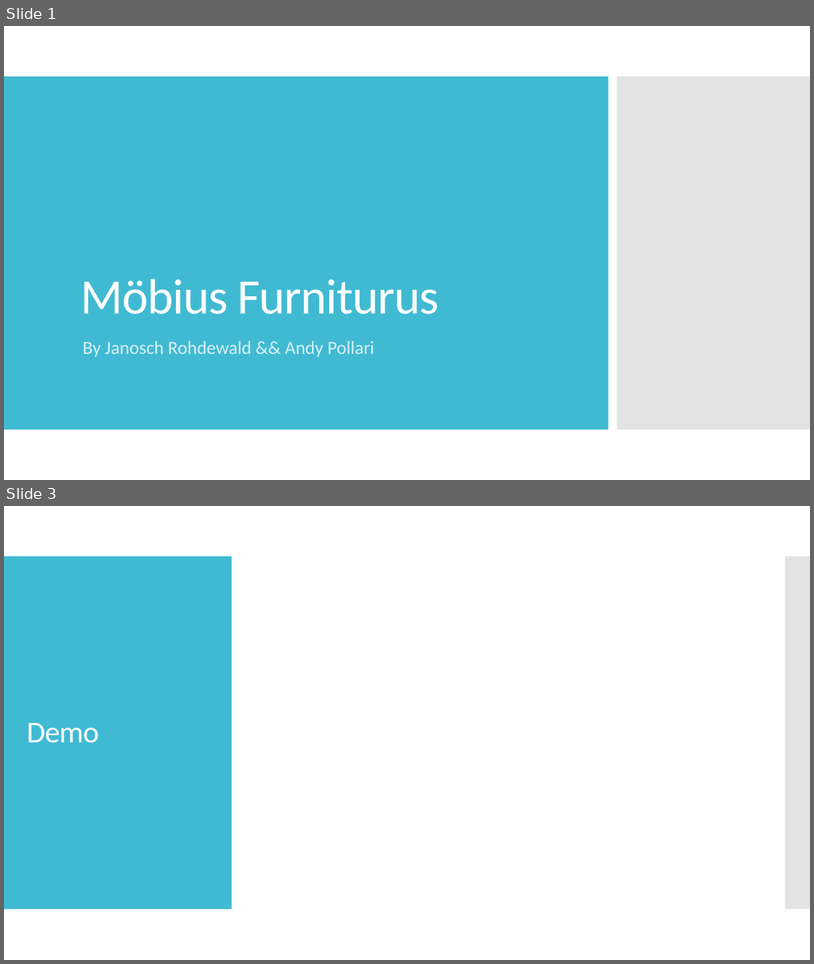
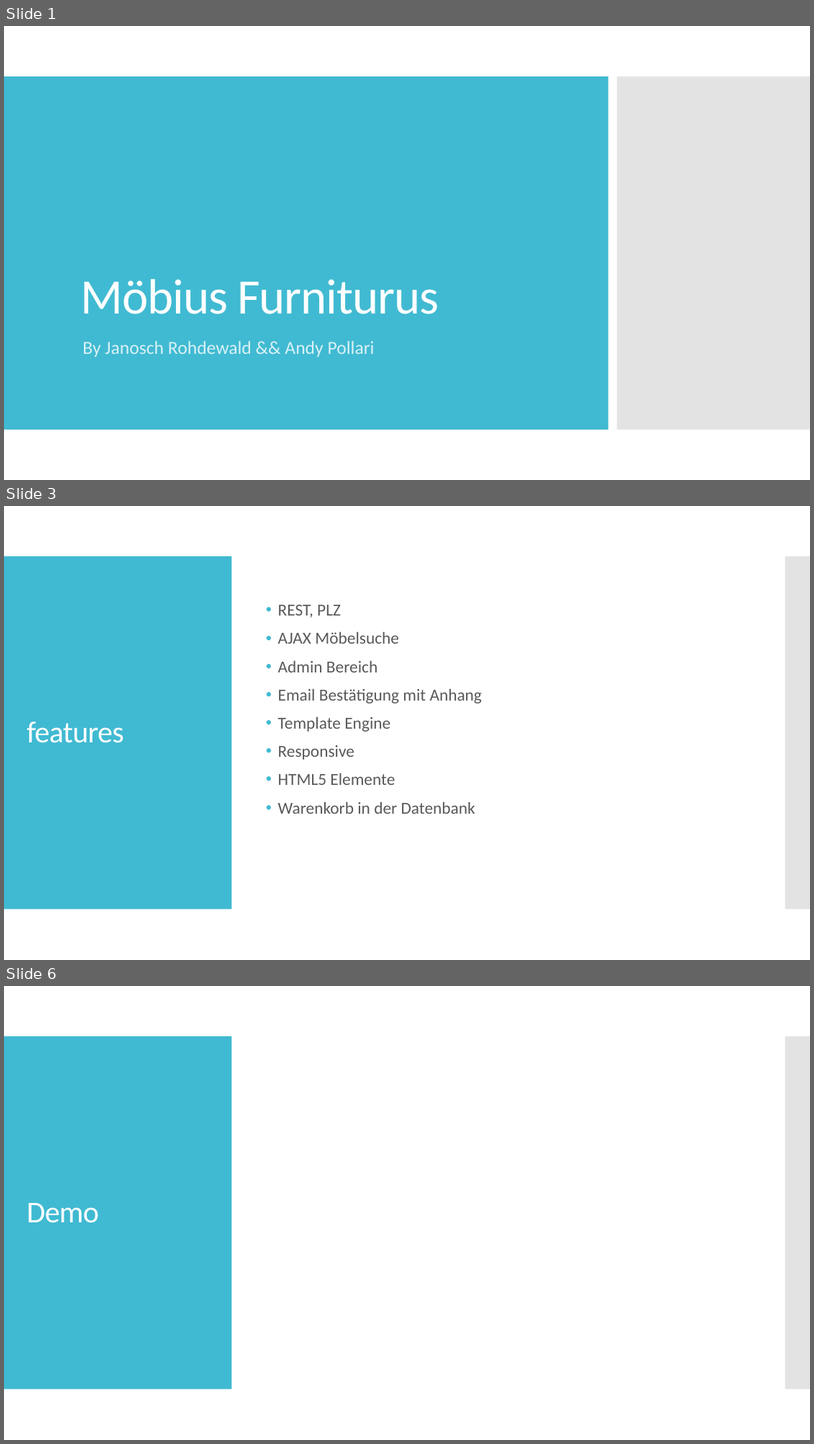
Before and after one commit to polandy/ch.bfh.bti7054.w2013.q.furnitureShop, a slide deck: doc/Möbius Furniturus.pptx. Shown one above the other, each under a label of ours: slides 1 and 3 before the commit, slides 1, 3 and 6 after it; the slides between them are not shown. The pictures are 814x964 and 814x1444 pixels, drawn with LibreOffice and Linux fonts; fonts in the diff are those of the drawing. Boxes give left, top, right and bottom in pixels: in the first picture for what was removed or moved away, otherwise in the second. Text is boxed around its words. In the diff, an @@ line names an element or a change of style, - is before the commit and + after.

```diff
--- a/doc/Möbius Furniturus.pptx
+++ b/doc/Möbius Furniturus.pptx
@@ slide 3 added at (4, 506, 810, 960), background #FFFFFF; not listed: 2 template elements that a slide beside it also shows @@
@@ text added at (278, 605, 482, 813), 20 pt, text #595959 @@
+• REST, PLZ
+• AJAX Möbelsuche
+• Admin Bereich
+• Email Bestätigung mit Anhang
+• Template Engine
+• Responsive
+• HTML5 Elemente
+• Warenkorb in der Datenbank
@@ title added at (27, 721, 124, 743), 36 pt, text #FFFFFF @@
+features
@@ what was slide 3 is now slide 6 @@
```
Also in this commit, not shown: 3 other slides added, 1 slide removed, 1 other file.
